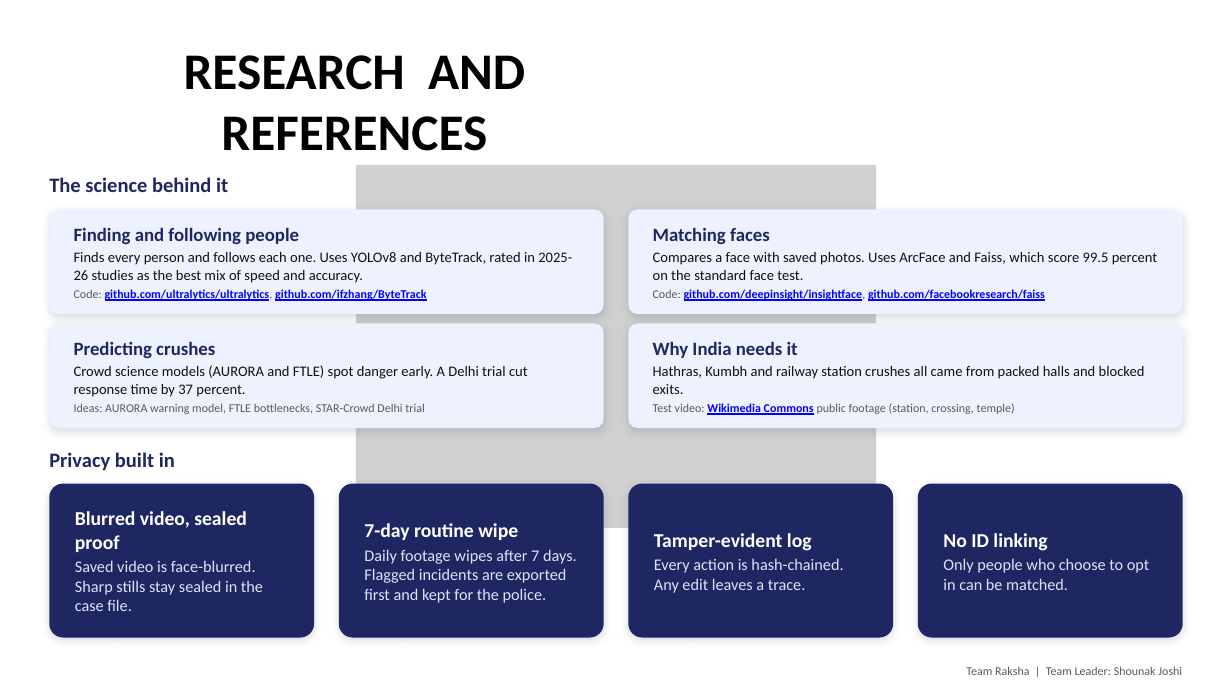
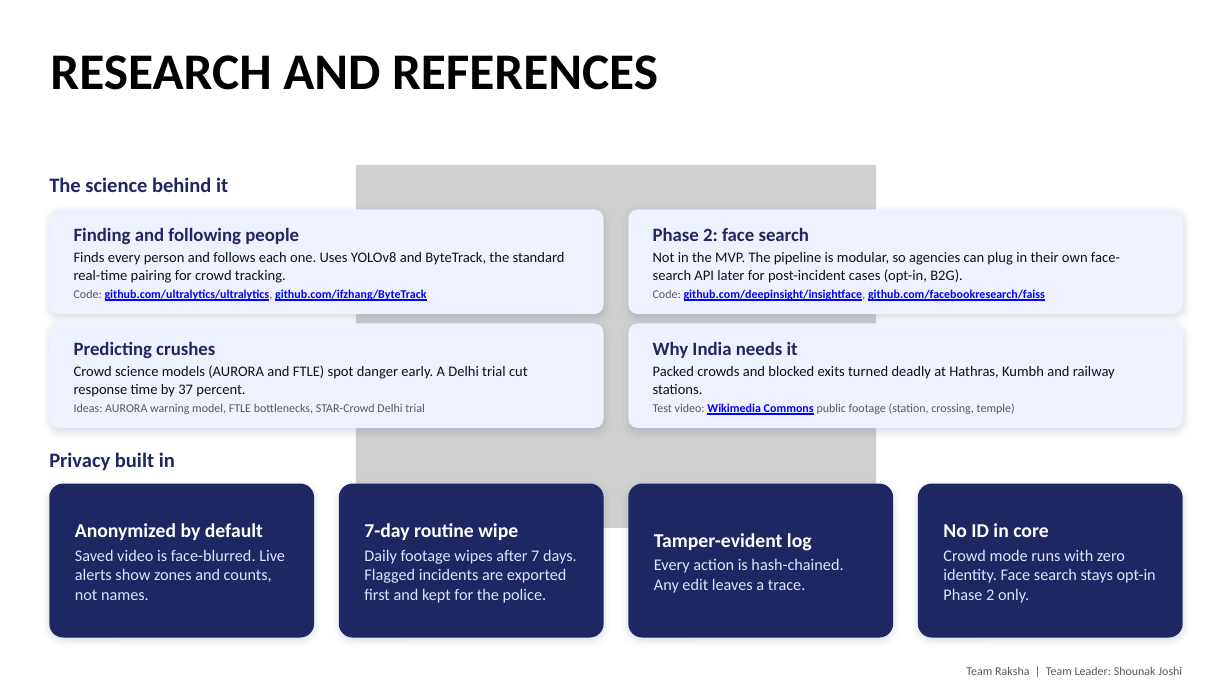
Before and after one commit to shounakjoshi88-a11y/raksha-crowd-safety-hackathon, a slide deck: slide 6 of deck/Raksha_Hackathon2026_Simplified.pptx. Drawn at 1232x693 pixels with LibreOffice and Linux fonts; fonts in the diff are those of the drawing; grey boxes stand for pictures. Boxes give left, top, right and bottom in pixels: in the first picture for what was removed or moved away, otherwise in the second. Text is boxed around its words. In the diff, an @@ line names an element or a change of style, - is before the commit and + after.

Commit message:
fix: judge pass 3 - face search moved to Phase 2 (B2G plug-in), density/flow/forecast MVP, honest scale (edge-per-camera) and occlusion (bird's-eye) answers, privacy cards no longer contradict

```diff
--- a/deck/Raksha_Hackathon2026_Simplified.pptx
+++ b/deck/Raksha_Hackathon2026_Simplified.pptx
@@ text "RESEARCH AND REFERENCES" rewrapped from (x1=184, y1=55, x2=525, y2=151) to (x1=50, y1=55, x2=658, y2=90) @@
@@ text in rounded rectangle at (x1=653, y1=227, x2=1120, y2=283): text changed @@
-Matching faces
-Compares a face with saved photos. Uses ArcFace and Faiss, which score 99.5 percent on the standard face test.
+Phase 2: face search
+Not in the MVP. The pipeline is modular, so agencies can plug in their own face-search API later for post-incident cases (opt-in, B2G).
@@ text in rounded rectangle at (x1=74, y1=252, x2=565, y2=283): text changed @@
-Finds every person and follows each one. Uses YOLOv8 and ByteTrack, rated in 2025-26 studies as the best mix of speed and accuracy.
+Finds every person and follows each one. Uses YOLOv8 and ByteTrack, the standard real-time pairing for crowd tracking.
@@ text in rounded rectangle at (x1=653, y1=366, x2=1115, y2=394): text changed @@
-Hathras, Kumbh and railway station crushes all came from packed halls and blocked exits.
+Packed crowds and blocked exits turned deadly at Hathras, Kumbh and railway stations.
@@ text in rounded rectangle at (x1=75, y1=523, x2=285, y2=600): text changed @@
-Blurred video, sealed proof
-Saved video is face-blurred. Sharp stills stay sealed in the case file.
+Anonymized by default
+Saved video is face-blurred. Live alerts show zones and counts, not names.
@@ text in rounded rectangle at (x1=943, y1=523, x2=1156, y2=603): text changed @@
-No ID linking
-Only people who choose to opt in can be matched.
+No ID in core
+Crowd mode runs with zero identity. Face search stays opt-in Phase 2 only.
```
Also in this commit, not shown: 4 other slides changed, 3 other files.
